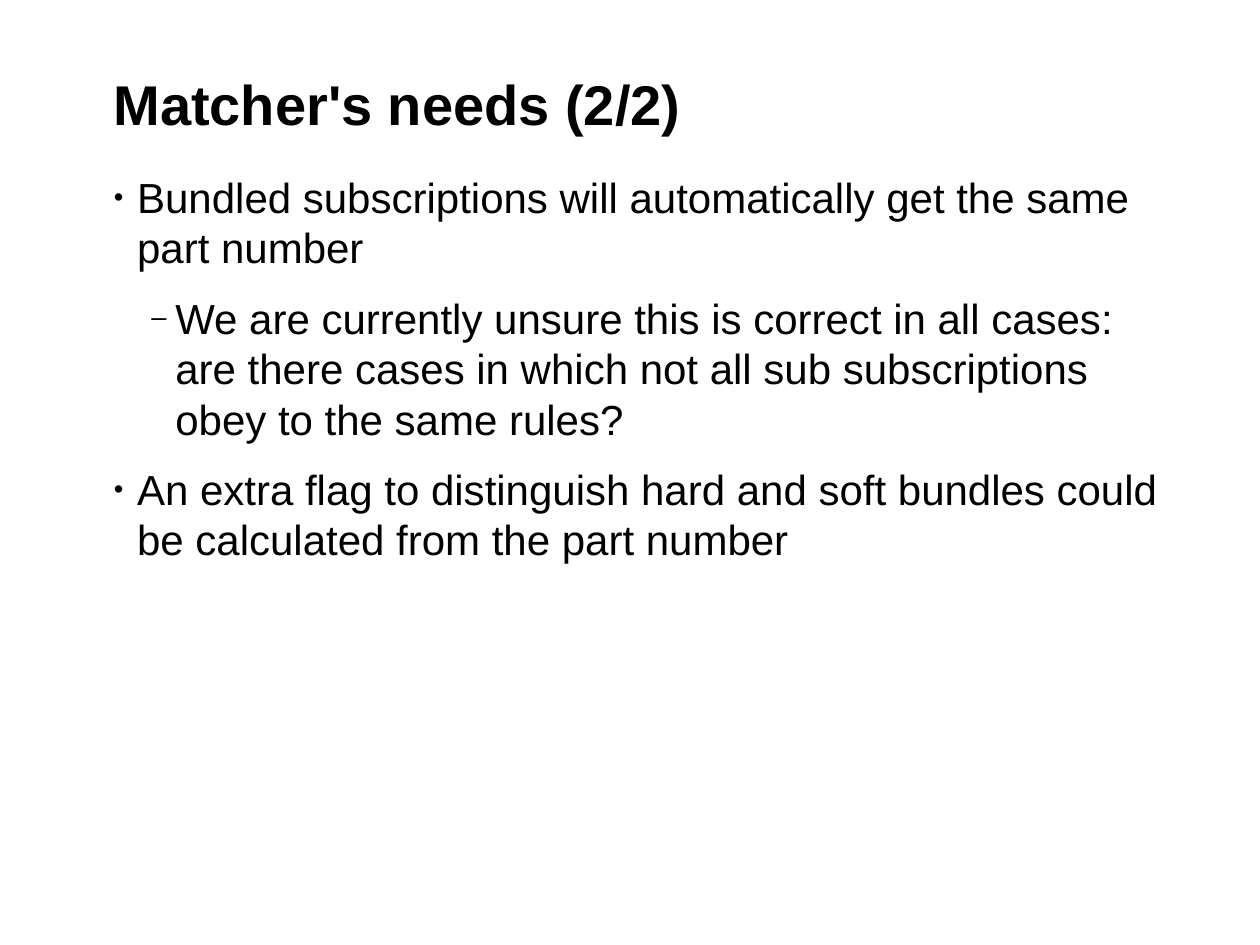
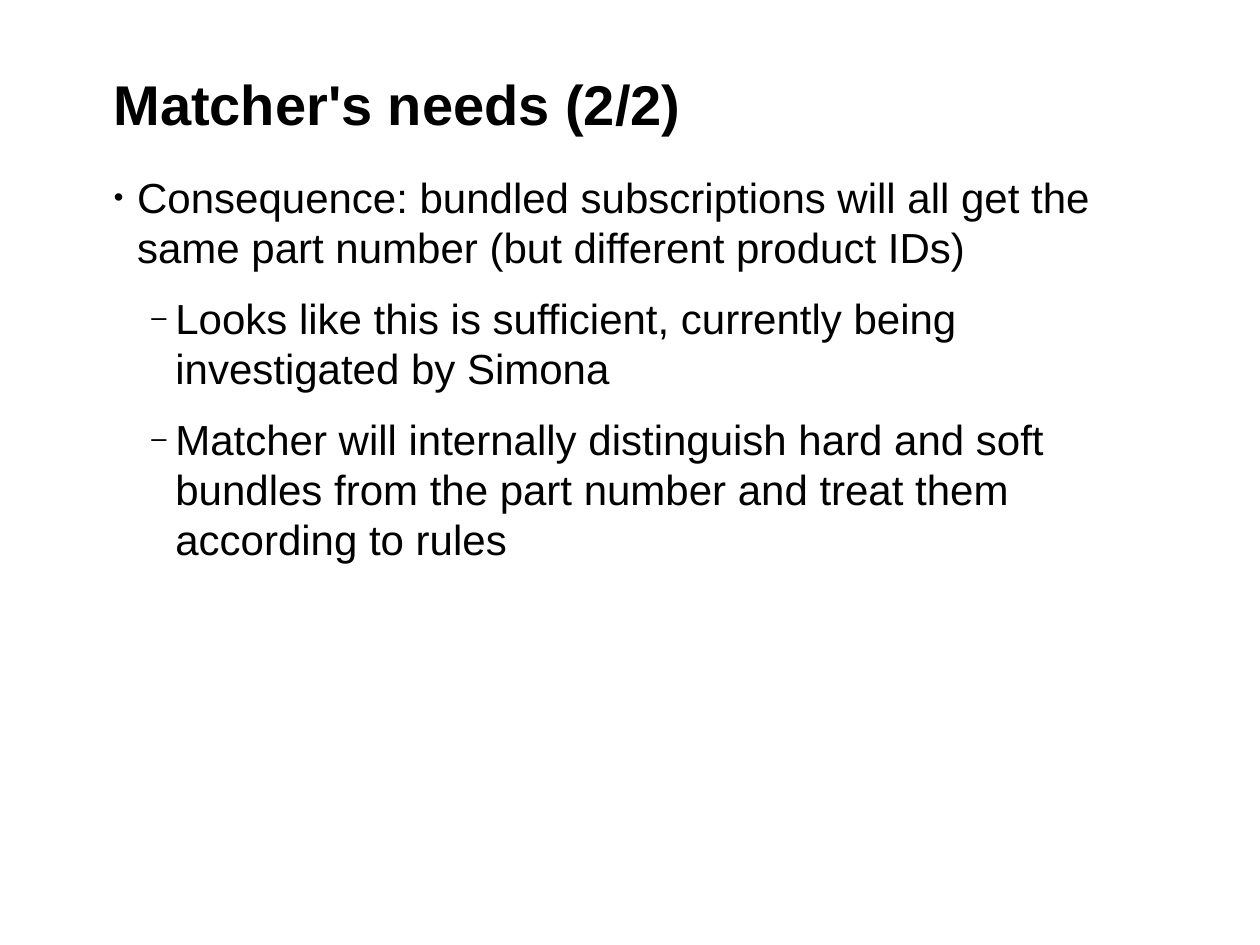
Before and after one commit to hustodemon/subscription-matcher, a slide deck: slide 14 of doc/SubscriptionCounting.odp. Drawn at 1260x945 pixels with LibreOffice and Linux fonts; fonts in the diff are those of the drawing; background and template pictures are left out. Boxes give left, top, right and bottom in pixels: in the first picture for what was removed or moved away, otherwise in the second. Text is boxed around its words. In the diff, an @@ line names an element or a change of style, - is before the commit and + after.

```diff
--- a/doc/SubscriptionCounting.odp
+++ b/doc/SubscriptionCounting.odp
@@ text at [137, 182, 1089, 564]: text changed @@
-• Bundled subscriptions will automatically get the same part number
-  ‒ We are currently unsure this is correct in all cases: are there cases in which not all sub subscriptions obey to the same rules?
-• An extra flag to distinguish hard and soft bundles could be calculated from the part number
+• Consequence: bundled subscriptions will all get the same part number (but different product IDs)
+  ‒ Looks like this is sufficient, currently being investigated by Simona
+  ‒ Matcher will internally distinguish hard and soft bundles from the part number and treat them according to rules
```
Also in this commit, not shown: 9 other slides changed, 2 slides added, 1 slide removed.
